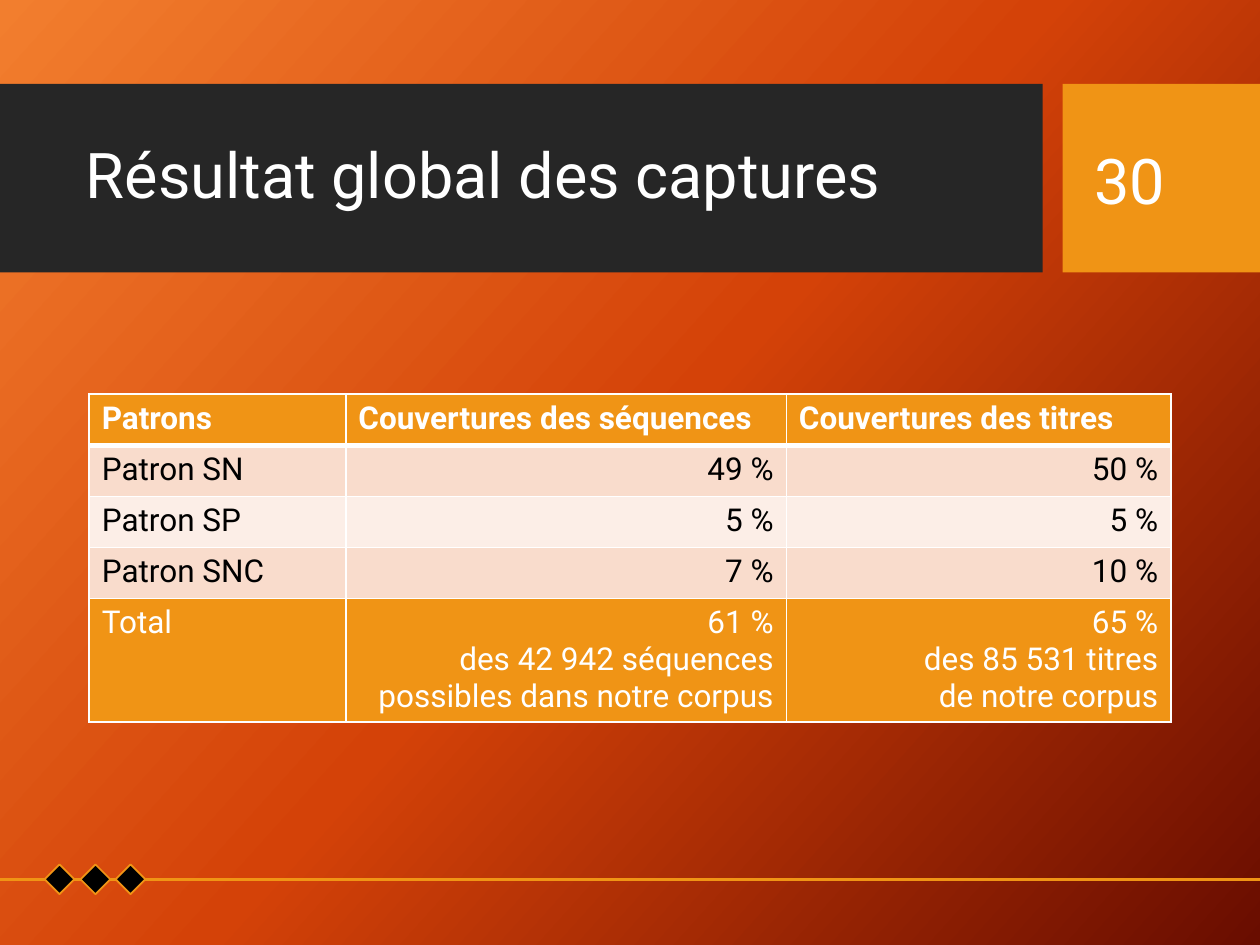
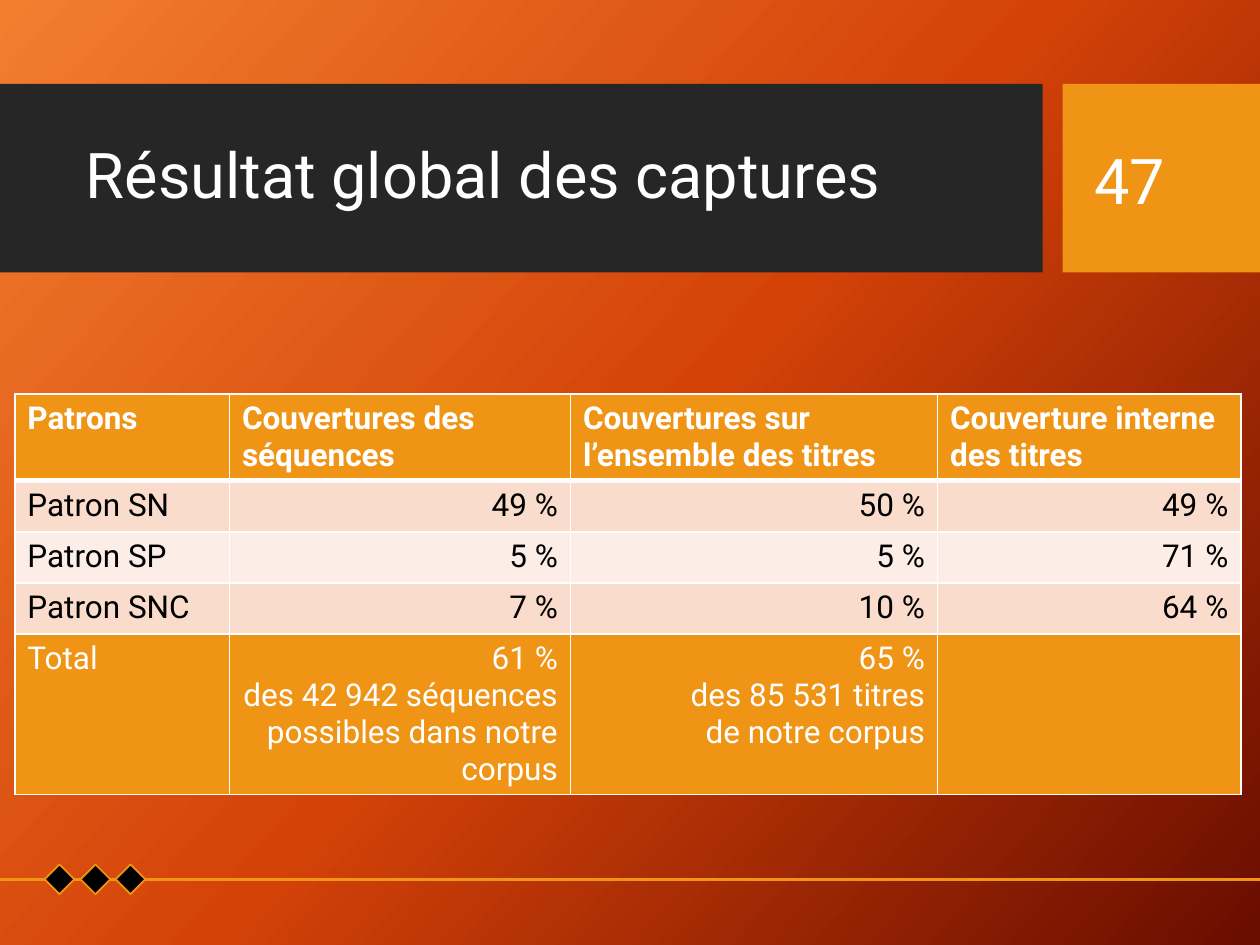
Before and after one commit to Xitog/tal, a slide deck: slide 47 of dossiers/Final - Présentation Projet de recherche.pptx (slide 30 before the commit). Drawn at 1260x945 pixels with LibreOffice and Linux fonts; fonts in the diff are those of the drawing; background and template pictures are left out. Boxes give left, top, right and bottom in pixels: in the first picture for what was removed or moved away, otherwise in the second. Text is boxed around its words. In the diff, an @@ line names an element or a change of style, - is before the commit and + after.

```diff
--- a/dossiers/Final - Présentation Projet de recherche.pptx
+++ b/dossiers/Final - Présentation Projet de recherche.pptx
@@ page number at box(1094, 159, 1165, 204): text changed @@
-30
+47
@@ table at box(15, 394, 1241, 800) @@
-column 3: Couvertures des titres | 50 % | 5 % | 10 % | 65 % des 85 531 titres / de notre corpus
+column 3: Couvertures sur l’ensemble des titres | 50 % | 5 % | 10 % | 65 % des 85 531 titres / de notre corpus
+column 4: Couverture interne des titres | 49 % | 71 % | 64 % | 
@@ table: place and size @@
-table at box(89, 394, 1172, 724)
+table at box(15, 394, 1241, 800)
```
Also in this commit, not shown: 17 other slides changed, 6 slides added, 2 slides removed.
